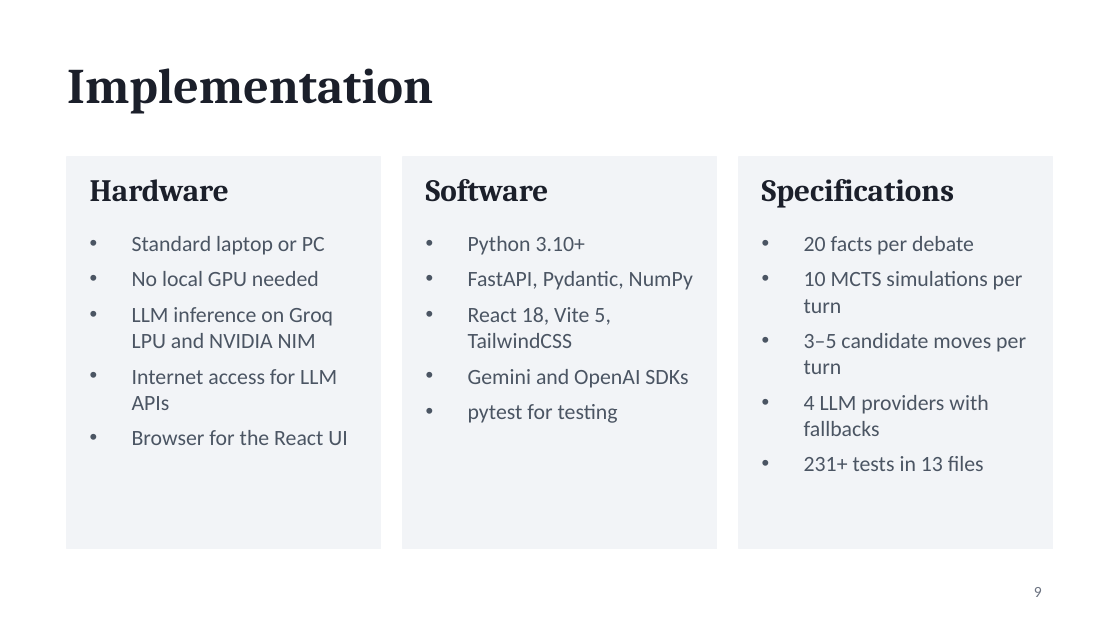
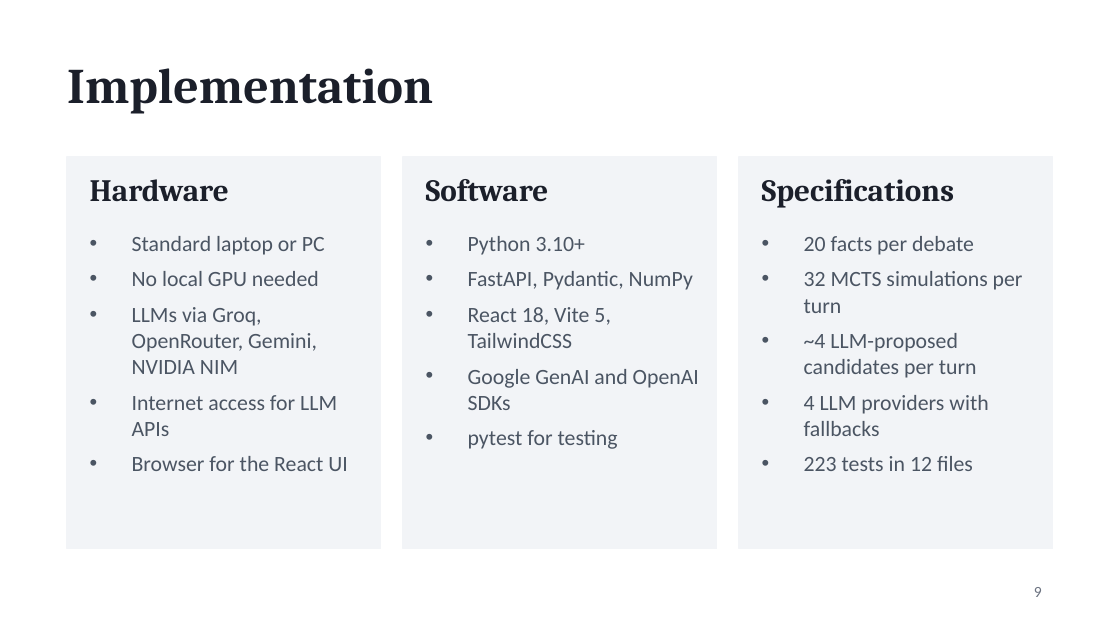
Before and after one commit to AdhithyaSivaraj/Agentic-Debate-Prep-Arena-Using-MCTS, a slide deck: slide 9 of Agentic_Debate_Arena.pptx. Drawn at 1120x630 pixels with LibreOffice and Linux fonts; fonts in the diff are those of the drawing. Boxes give left, top, right and bottom in pixels: in the first picture for what was removed or moved away, otherwise in the second. Text is boxed around its words. In the diff, an @@ line names an element or a change of style, - is before the commit and + after.

```diff
--- a/Agentic_Debate_Arena.pptx
+++ b/Agentic_Debate_Arena.pptx
@@ text at (804,271,1023,378): text changed @@
-• 10 MCTS simulations per turn
-• 3–5 candidate moves per turn
+• 32 MCTS simulations per turn
+• ~4 LLM-proposed candidates per turn
@@ text at (132,307,317,374): text changed @@
-• LLM inference on Groq LPU and NVIDIA NIM
+• LLMs via Groq, OpenRouter, Gemini, NVIDIA NIM
@@ text at (468,369,699,410): text changed @@
-• Gemini and OpenAI SDKs
+• Google GenAI and OpenAI SDKs
@@ text at (804,456,973,471): text changed @@
-• 231+ tests in 13 files
+• 223 tests in 12 files
```
Also in this commit, not shown: 6 other slides changed.
